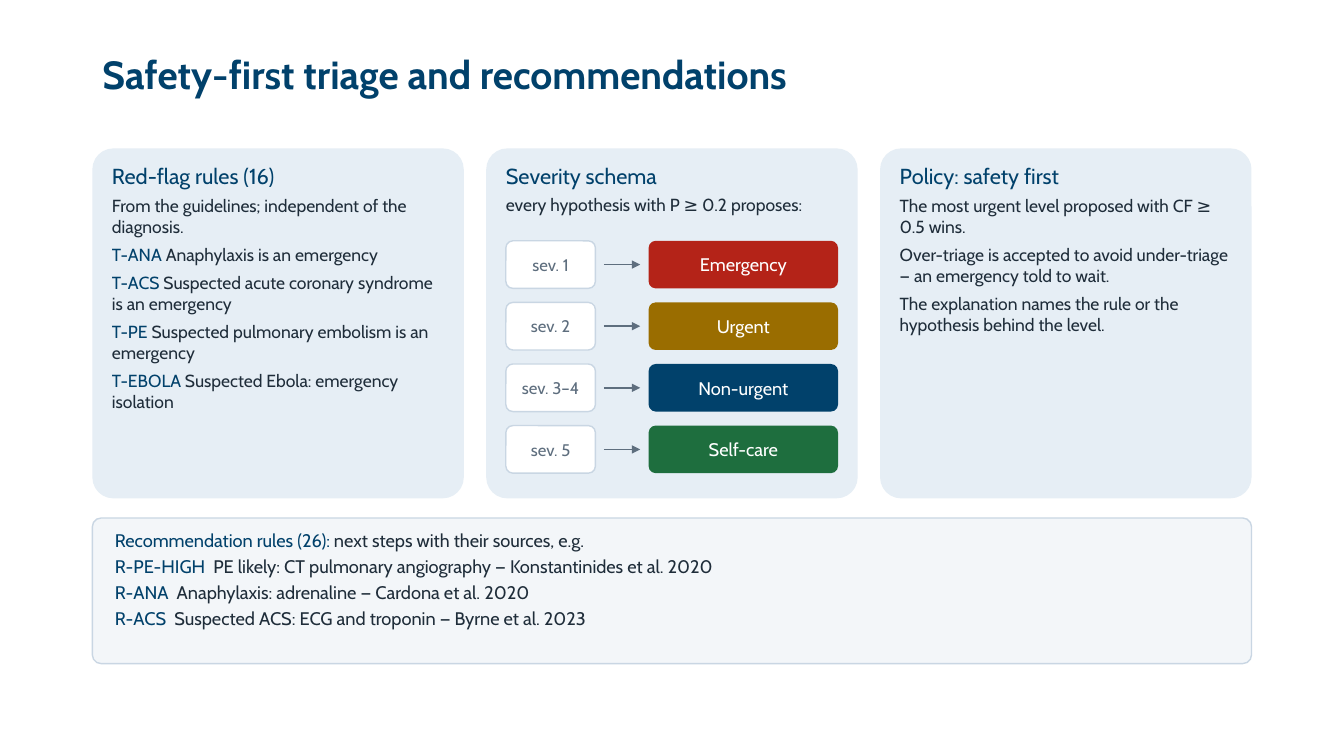
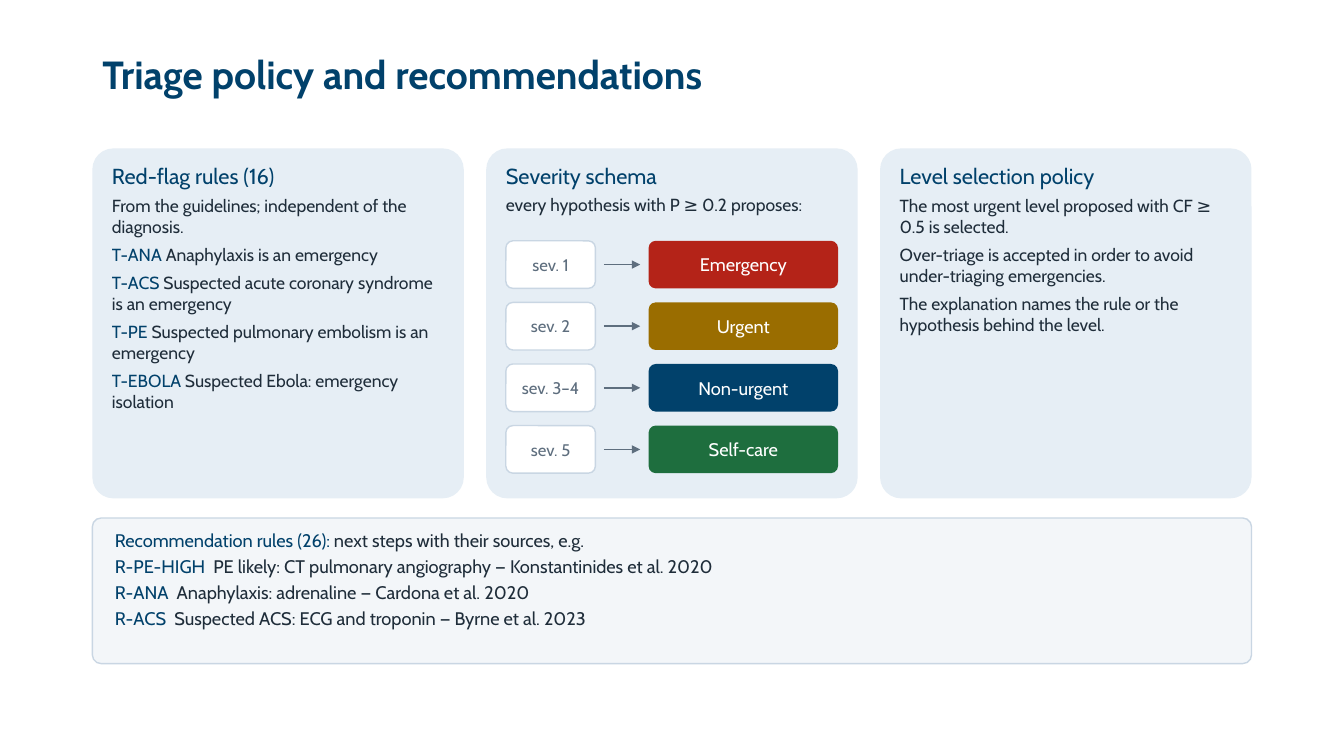
Before and after one commit to zidanarsyad/ddx-expert-system, a slide deck: slide 11 of docs/slides.pptx. Drawn at 1344x756 pixels with LibreOffice and Linux fonts; fonts in the diff are those of the drawing; background and template pictures are left out. Boxes give left, top, right and bottom in pixels: in the first picture for what was removed or moved away, otherwise in the second. Text is boxed around its words. In the diff, an @@ line names an element or a change of style, - is before the commit and + after.

```diff
--- a/docs/slides.pptx
+++ b/docs/slides.pptx
@@ title at [102, 59, 702, 99]: text changed @@
-Safety-first triage and recommendations
+Triage policy and recommendations
@@ text at [900, 167, 1194, 287]: text changed @@
-Policy: safety first
-The most urgent level proposed with CF ≥ 0.5 wins.
-Over-triage is accepted to avoid under-triage — an emergency told to wait.
+Level selection policy
+The most urgent level proposed with CF ≥ 0.5 is selected.
+Over-triage is accepted in order to avoid under-triaging emergencies.
```
Also in this commit, not shown: 14 other slides changed, 27 other files.
